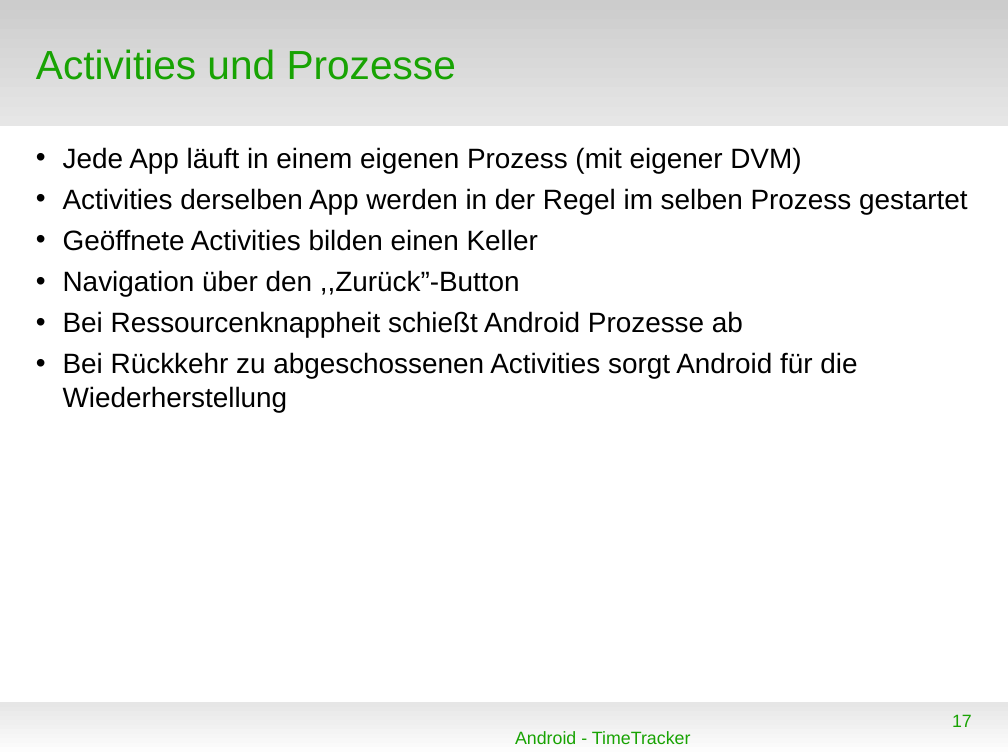
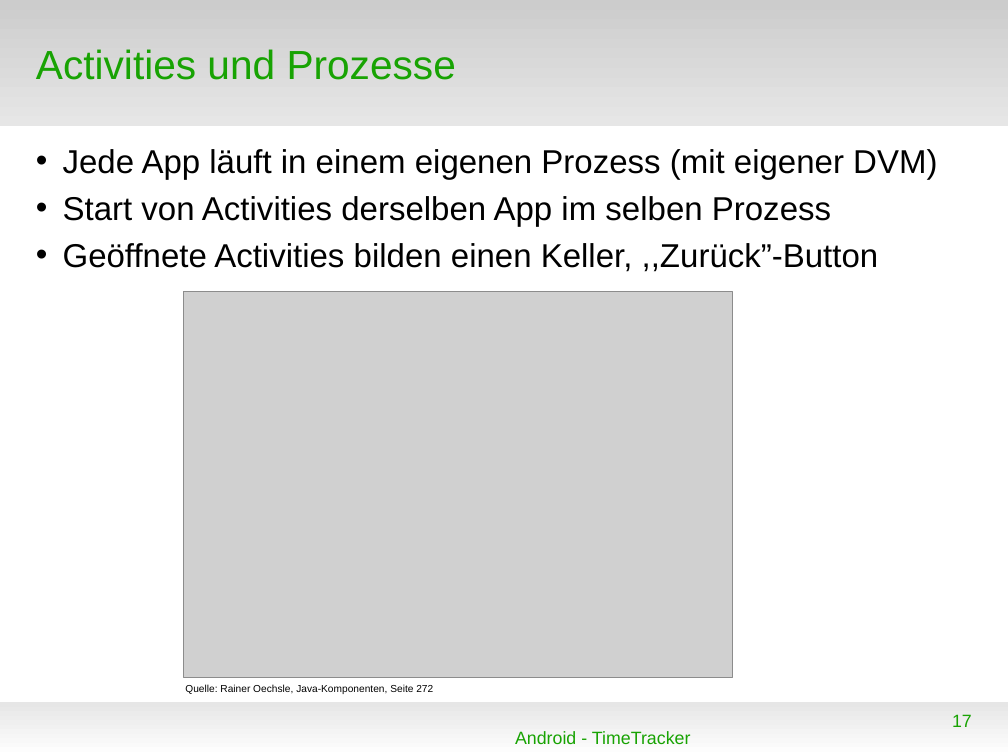
Before and after one commit to floriandrs/presentation, a slide deck: slide 17 of vortrag.odp. Drawn at 1008x756 pixels with LibreOffice and Linux fonts; fonts in the diff are those of the drawing; grey boxes stand for pictures; background and template pictures are left out. Boxes give left, top, right and bottom in pixels: in the first picture for what was removed or moved away, otherwise in the second. Text is boxed around its words. In the diff, an @@ line names an element or a change of style, - is before the commit and + after.

```diff
--- a/vortrag.odp
+++ b/vortrag.odp
@@ text at [63, 149, 937, 180]: size 22 to 26 pt in "Jede App läuft in einem eigenen Prozess ..." @@
@@ text at [63, 196, 879, 272]: text changed; size 22 to 26 pt @@
-• Activities derselben App werden in der Regel im selben Prozess gestartet
-• Geöffnete Activities bilden einen Keller
-• Navigation über den ,,Zurück”-Button
-• Bei Ressourcenknappheit schießt Android Prozesse ab
-• Bei Rückkehr zu abgeschossenen Activities sorgt Android für die Wiederherstellung
+• Start von Activities derselben App im selben Prozess
+• Geöffnete Activities bilden einen Keller, ,,Zurück”-Button
@@ picture added at [184, 292, 733, 678] @@
@@ text added at [185, 684, 433, 694], 8 pt, text #000000 @@
+Quelle: Rainer Oechsle, Java-Komponenten, Seite 272
```
Also in this commit, not shown: 9 other slides changed, 3 slides added, 1 slide removed, 7 other files.
